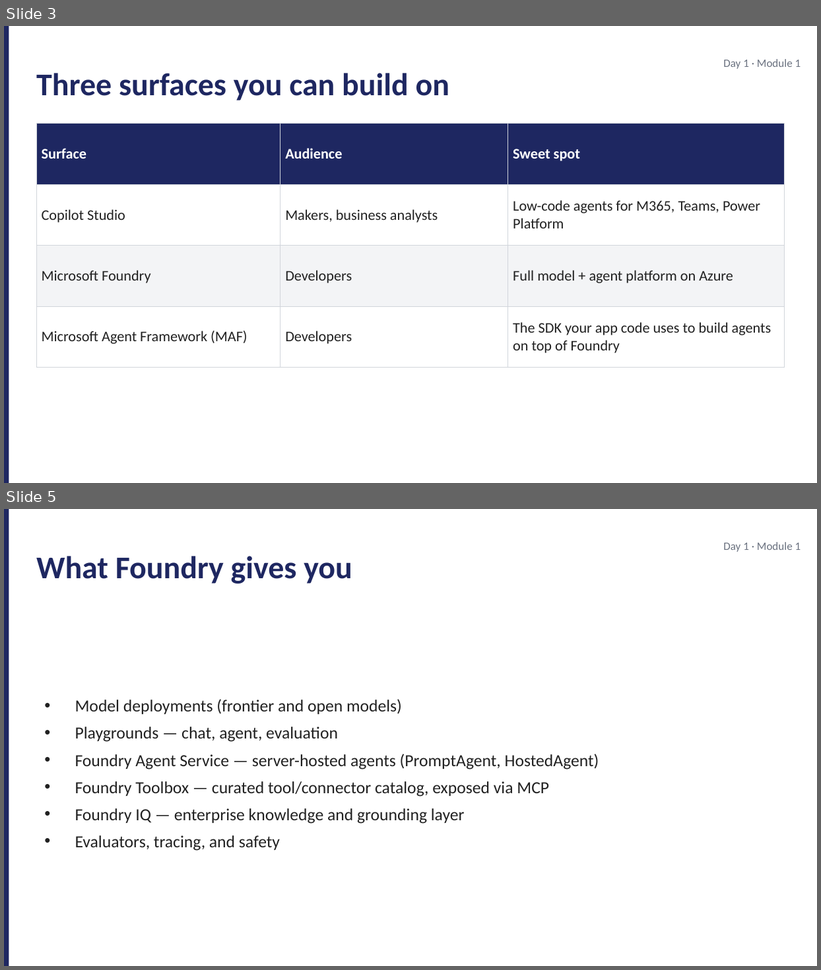
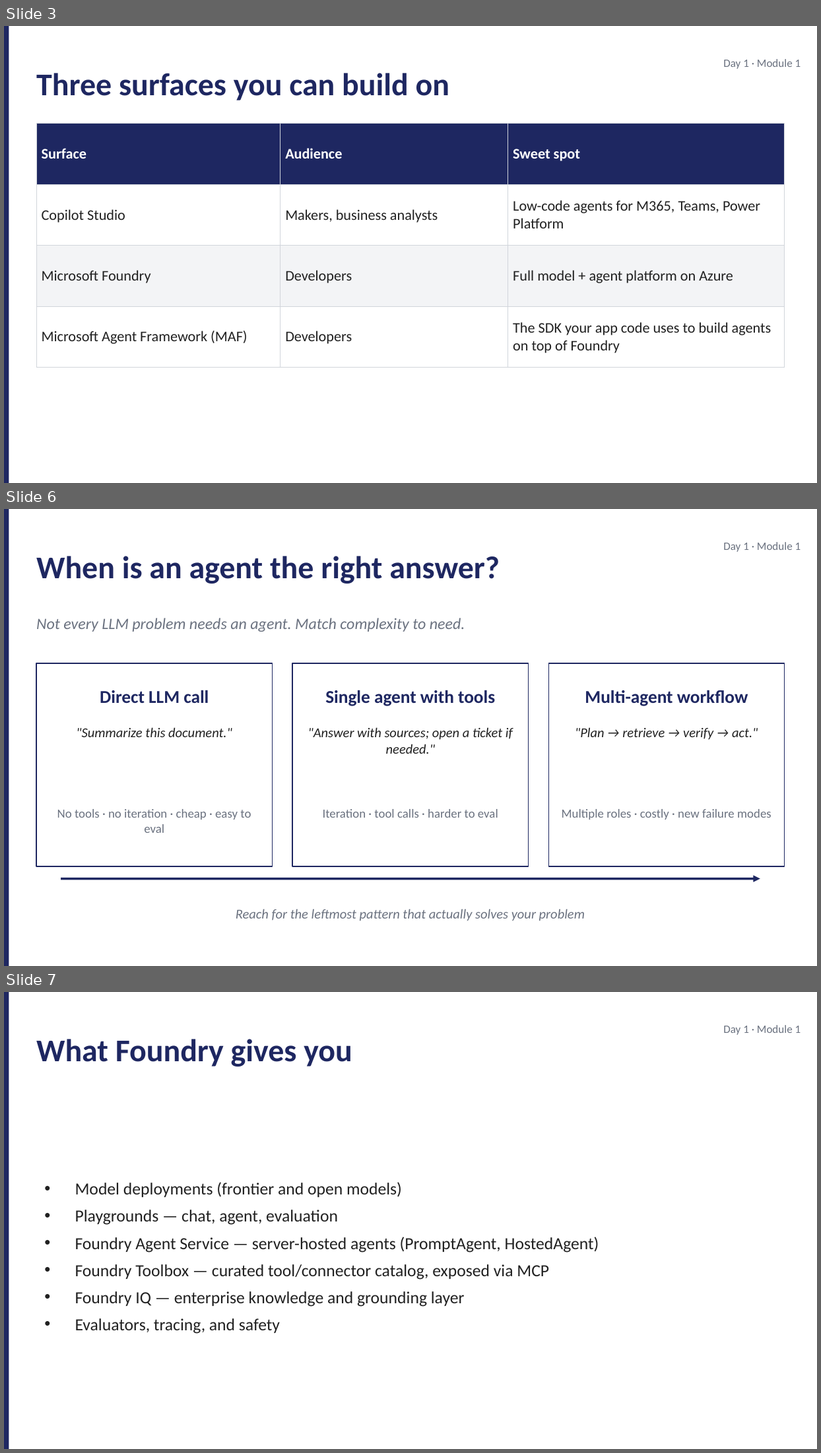
Before and after one commit to JimPiquant/Building-AI-Apps-and-Agents, a slide deck: decks/day1/module-1-landscape.pptx. Shown one above the other, each under a label of ours: slides 3 and 5 before the commit, slides 3, 6 and 7 after it; the slides between them are not shown. The pictures are 821x970 and 821x1453 pixels, drawn with LibreOffice and Linux fonts; fonts in the diff are those of the drawing. Boxes give left, top, right and bottom in pixels: in the first picture for what was removed or moved away, otherwise in the second. Text is boxed around its words. In the diff, an @@ line names an element or a change of style, - is before the commit and + after.

```diff
--- a/decks/day1/module-1-landscape.pptx
+++ b/decks/day1/module-1-landscape.pptx
@@ slide 6 added at [4,509,817,966], background #FFFFFF @@
@@ rectangle added at [4,509,9,966], fill #1E2761 @@
@@ text added at [723,542,801,552], 10 pt, text #6B7280 @@
+Day 1 · Module 1
@@ text added at [36,556,500,584], 28 pt, text #1E2761, bold @@
+When is an agent the right answer?
@@ text added at [36,618,465,632], 14 pt, text #6B7280, italic @@
+Not every LLM problem needs an agent. Match complexity to need.
@@ rectangle added at [36,663,273,867], fill #FFFFFF, outline #1E2761 1 pt @@
@@ rectangle added at [292,663,529,867], fill #FFFFFF, outline #1E2761 1 pt @@
@@ rectangle added at [548,663,785,867], fill #FFFFFF, outline #1E2761 1 pt @@
@@ text added at [100,690,209,704], 16 pt, text #1E2761, bold @@
+Direct LLM call
@@ text added at [325,690,495,706], 16 pt, text #1E2761, bold @@
+Single agent with tools
@@ text added at [585,690,748,706], 16 pt, text #1E2761, bold @@
+Multi-agent workflow
@@ text added at [76,727,232,737], 12 pt, text #212121, italic @@
+"Summarize this document."
@@ text added at [308,727,513,754], 12 pt, text #212121, italic @@
+"Answer with sources; open a ticket if needed."
@@ text added at [575,727,758,740], 12 pt, text #212121, italic @@
+"Plan → retrieve → verify → act."
@@ text added at [57,809,251,833], 11 pt, text #6B7280 @@
+No tools · no iteration · cheap · easy to eval
@@ text added at [323,809,498,818], 11 pt, text #6B7280 @@
+Iteration · tool calls · harder to eval
@@ text added at [562,809,772,820], 11 pt, text #6B7280 @@
+Multiple roles · costly · new failure modes
@@ arrow added from (61, 879) to (760, 879), #1E2761 2 pt @@
@@ text added at [236,910,585,921], 12 pt, text #6B7280, italic @@
+Reach for the leftmost pattern that actually solves your problem
@@ what was slide 5 is now slide 7 @@
```
Also in this commit, not shown: 2 other slides added, 1 slide removed, 9 other files.
